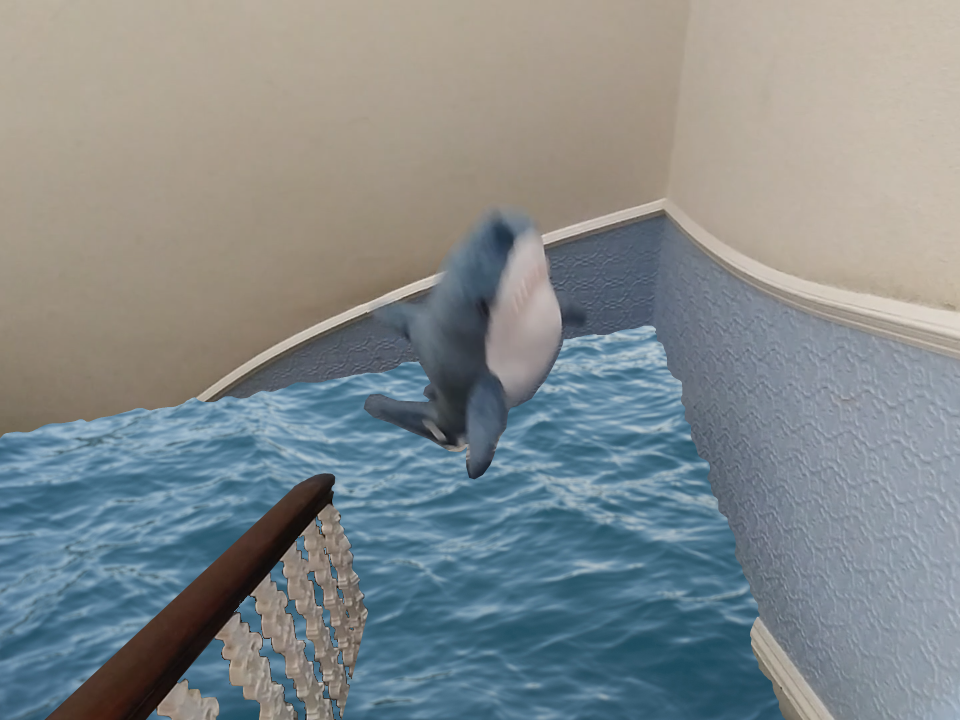
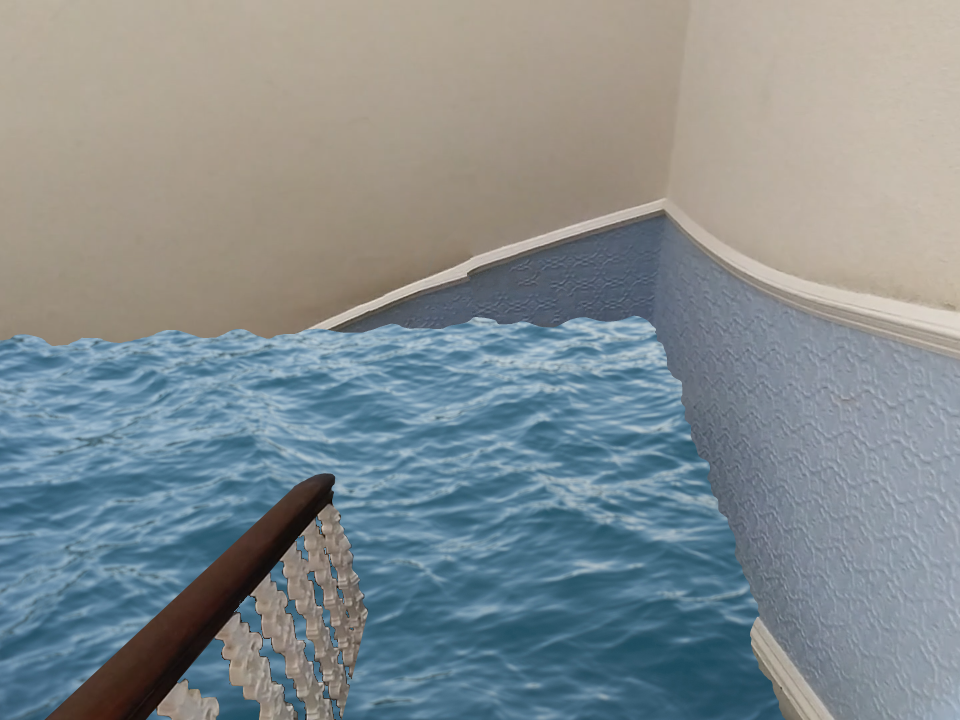
Layered file, before and after one edit (960×720). Changes by layer:
hid "shark attempt 1" over 363, 201, 591, 480
painted on "background" over 0, 315, 655, 439
